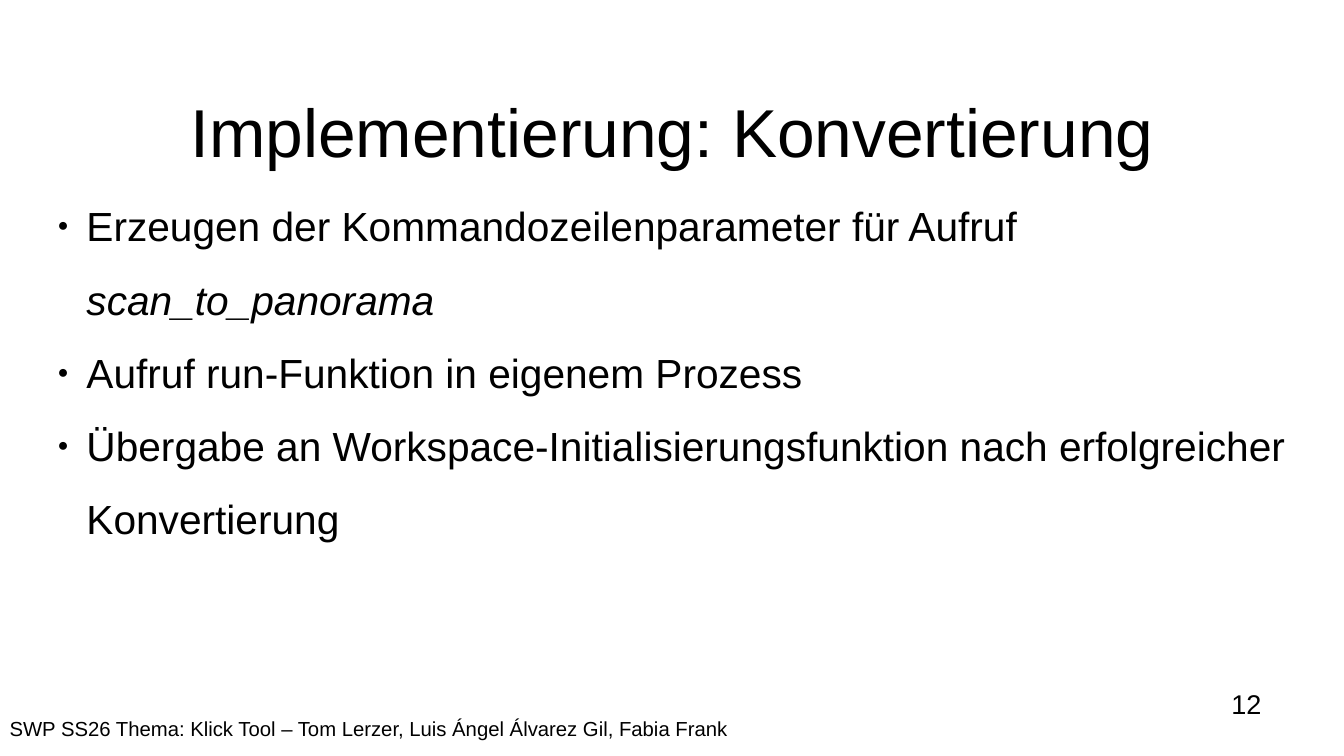
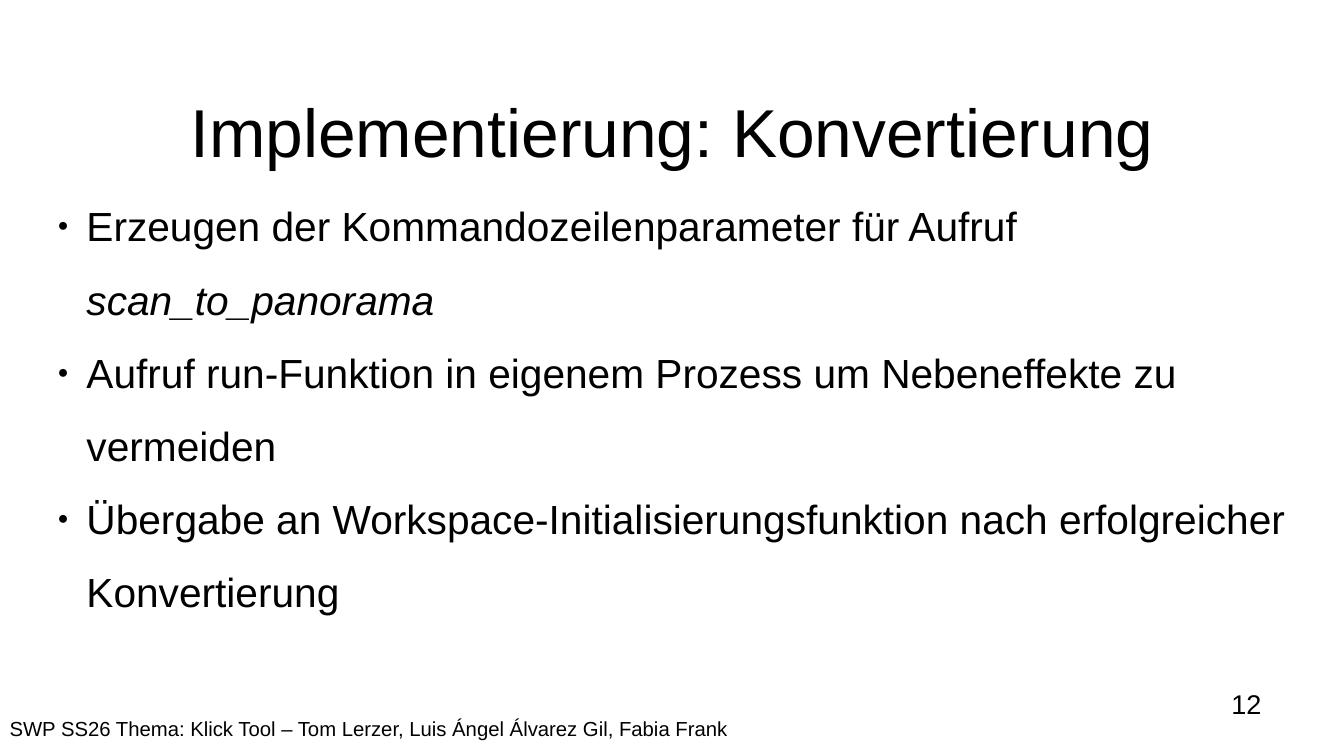
Before and after one commit to JMUWRobotics/3DTK, a slide deck: slide 12 of doc/New_click_tool_Praesentation.odp. Drawn at 1344x756 pixels with LibreOffice and Linux fonts; fonts in the diff are those of the drawing; background and template pictures are left out. Boxes give left, top, right and bottom in pixels: in the first picture for what was removed or moved away, otherwise in the second. Text is boxed around its words. In the diff, an @@ line names an element or a change of style, - is before the commit and + after.

```diff
--- a/doc/New_click_tool_Praesentation.odp
+++ b/doc/New_click_tool_Praesentation.odp
@@ subtitle at box(86, 358, 1177, 462): text changed @@
-● Aufruf run-Funktion in eigenem Prozess
+● Aufruf run-Funktion in eigenem Prozess um Nebeneffekte zu vermeiden
```
Also in this commit, not shown: 1 other slide changed, 1 other file.
